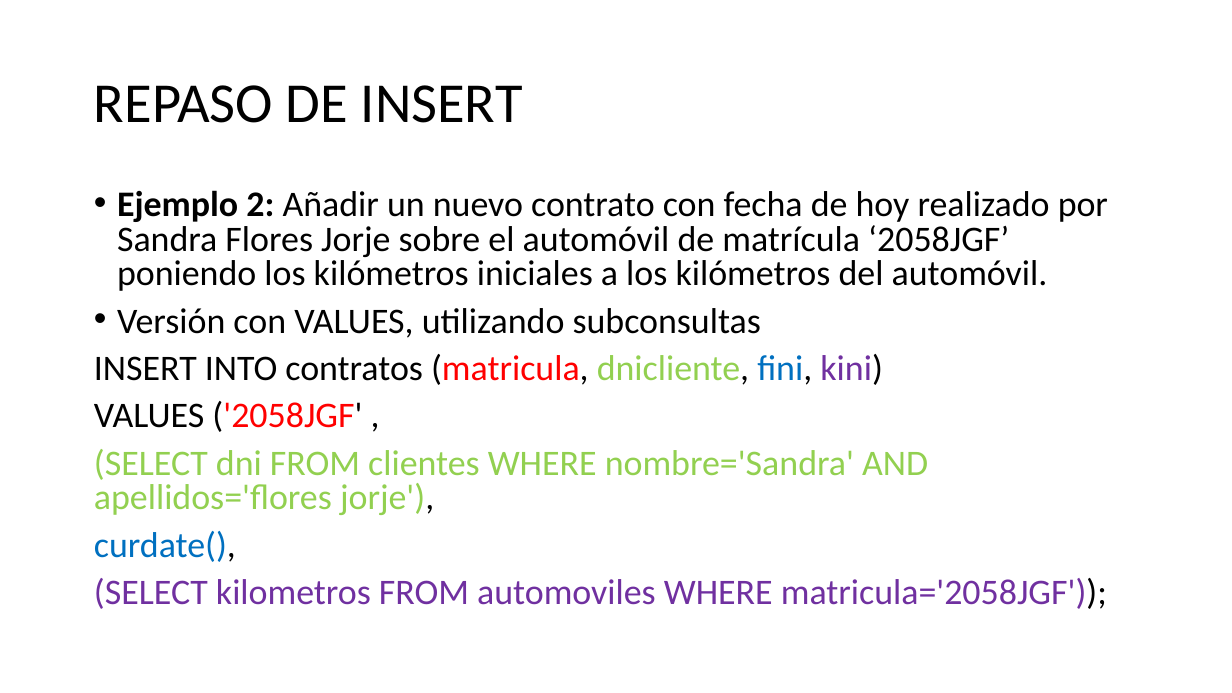
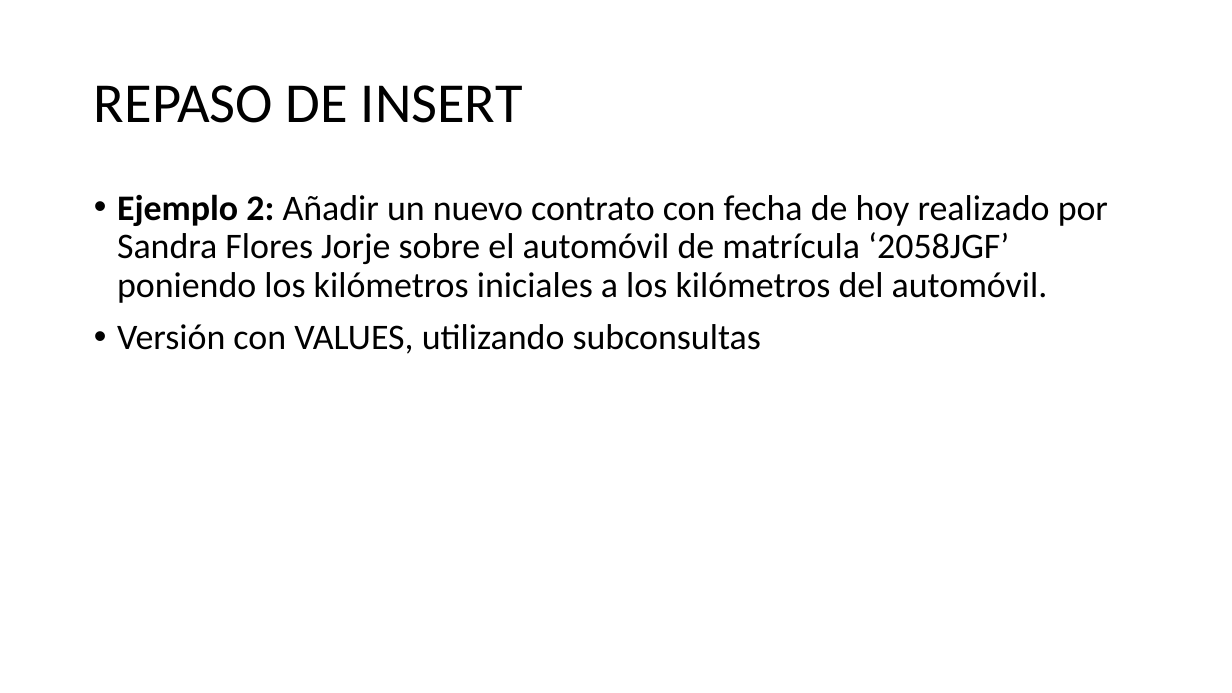
Before and after one commit to NuriaCelis/GestionBasesDatos2223, a slide deck: slide 13 of Tema5/REPASO DEL TEMA.pptx (slide 12 before the commit). Drawn at 1232x693 pixels with LibreOffice and Linux fonts; fonts in the diff are those of the drawing. Boxes give left, top, right and bottom in pixels: in the first picture for what was removed or moved away, otherwise in the second. Text is boxed around its words. In the diff, an @@ line names an element or a change of style, - is before the commit and + after.

```diff
--- a/Tema5/REPASO DEL TEMA.pptx
+++ b/Tema5/REPASO DEL TEMA.pptx
@@ text "Ejemplo 2: Añadir un nuevo ..." at (117,194,1108,354): line spacing 0.8 to 0.9 @@
@@ text at (94,354,1107,609): paragraphs removed @@
-INSERT INTO contratos (matricula, dnicliente, fini, kini)
-VALUES ('2058JGF' ,
-(SELECT dni FROM clientes WHERE nombre='Sandra' AND apellidos='flores jorje'),
-curdate(),
-(SELECT kilometros FROM automoviles WHERE matricula='2058JGF'));
```
Also in this commit, not shown: 22 other slides changed, 11 slides added, 2 other files.
